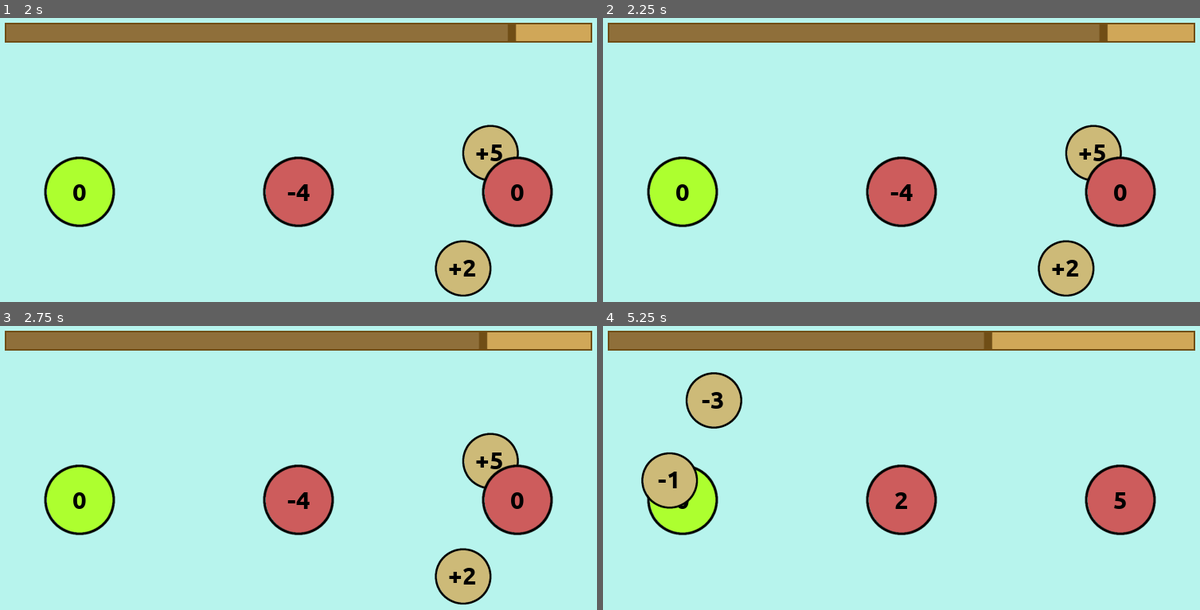
Above: before the commit, frames 1-4 (two rows, left to right).
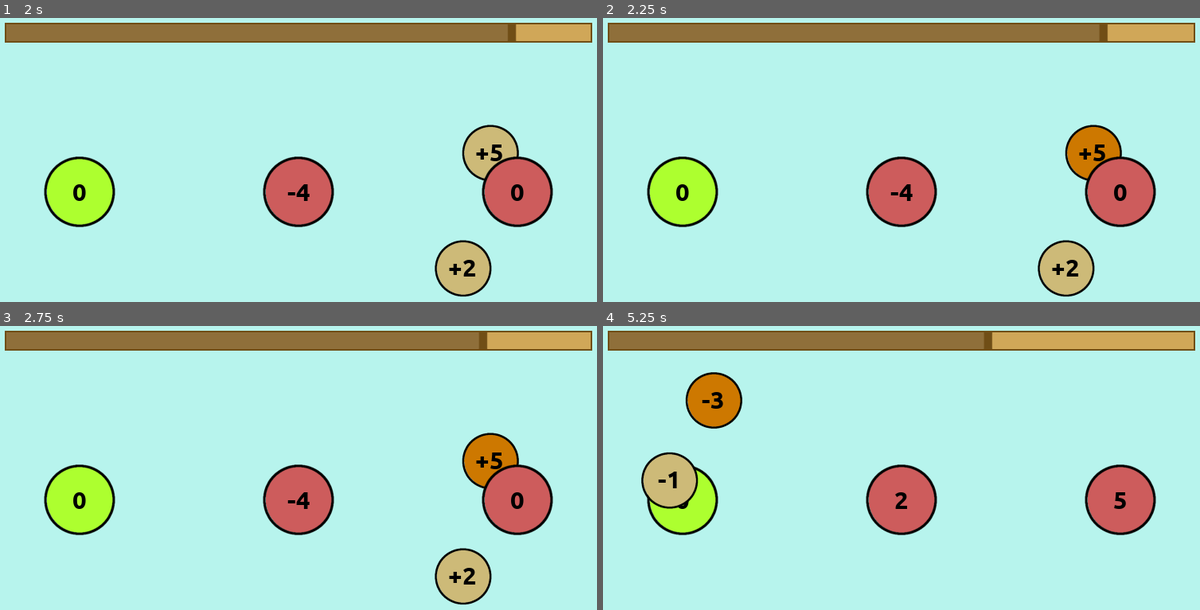
Above: after the commit, the same moments.

Repository: moisesjbc/contando-hasta-100
Game: Godot game, scene res://gameplay/main/main.tscn
Two runs of this game, one before a commit and one after it. Both use one fixed random seed, a clock stepped at 60 frames per second and the inputs below.
Inputs (mouse positions are in pixels of both pictures, inside the frame that each line leads up to):
- Up to frame 1 (2 s): move the mouse to (77, 191) at 0.52 s; click (77, 191) at 0.67 s; tap Enter at 1.25 s; move the mouse to (298, 191) at 1.27 s; click (298, 191) at 1.42 s
- Up to frame 2 (2.25 s): move the mouse to (1092, 154) at 2.02 s; click (1092, 154) at 2.17 s
- Up to frame 3 (2.75 s): no input
- Up to frame 4 (5.25 s): move the mouse to (1122, 499) at 2.77 s; click (1122, 499) at 2.92 s; move the mouse to (901, 499) at 3.52 s; click (901, 499) at 3.67 s; move the mouse to (1122, 499) at 4.27 s; click (1122, 499) at 4.42 s; tap Space at 5 s; move the mouse to (716, 399) at 5.02 s; click (716, 399) at 5.17 s

Frame 1 is identical in both runs. In frame 2, 1.0% of the frame differs, in the area x 77-87%, y 38-57%; in frame 3, 1.0%; in frame 4, 1.2%, in the area x 14-24%, y 16-36%.

Commit message:
Add highglight when selecting operation balls

Diff:
--- a/godot-project/gameplay/balls/operation_ball/operation_ball.gd
+++ b/godot-project/gameplay/balls/operation_ball/operation_ball.gd
@@ -17,3 +17,10 @@
 func _on_operation_ball_input_event(_viewport, event, _shape_idx):
 	if (event is InputEventMouseButton && event.pressed):
 		emit_signal("operation_ball_selected", self)
+
+
+func set_highlight(highlight):
+	if highlight:
+		modulate = Color.orange
+	else:
+		modulate = Color.white
--- a/godot-project/gameplay/balls_manager/balls_manager.gd
+++ b/godot-project/gameplay/balls_manager/balls_manager.gd
@@ -97,7 +97,10 @@
 			reset()
 
 func _on_operation_ball_selected(ball):
+	if selected_operation_ball:
+		selected_operation_ball.set_highlight(false)
 	selected_operation_ball = ball
+	selected_operation_ball.set_highlight(true)
 
 
 func next_level():
--- a/godot-project/gameplay/main/main.tscn
+++ b/godot-project/gameplay/main/main.tscn
@@ -18,6 +18,7 @@
 custom_constants/margin_left = 50
 
 [node name="time_bar" parent="GUI/margin_container" instance=ExtResource( 2 )]
+margin_bottom = 50.0
 
 [connection signal="all_balls_right" from="balls_manager" to="." method="_on_balls_manager_all_balls_right"]
 [connection signal="timeout" from="GUI/margin_container/time_bar" to="." method="_on_time_bar_timeout"]
